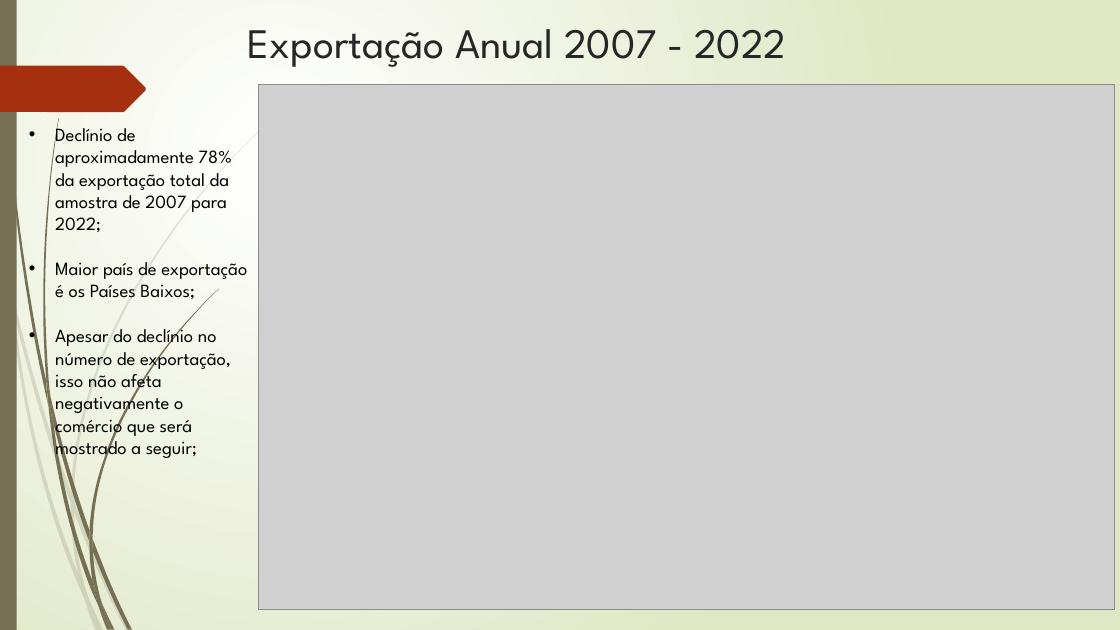
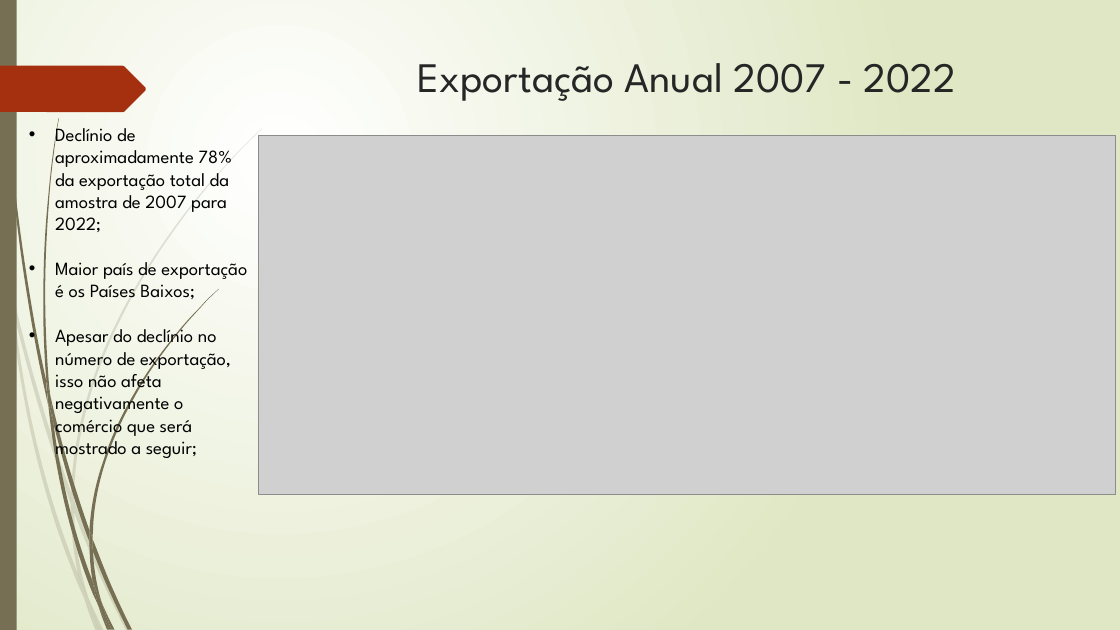
Before and after one commit to SinxCode/Tech-Challenge, a slide deck: slide 4 of Tech - Challenge.pptx. Drawn at 1120x630 pixels with LibreOffice and Linux fonts; fonts in the diff are those of the drawing; grey boxes stand for pictures. Boxes give left, top, right and bottom in pixels: in the first picture for what was removed or moved away, otherwise in the second. Text is boxed around its words. In the diff, an @@ line names an element or a change of style, - is before the commit and + after.

```diff
--- a/Tech - Challenge.pptx
+++ b/Tech - Challenge.pptx
@@ title "Exportação Anual 2007 - 2022": place and size @@
-title "Exportação Anual 2007 - 2022" at box(248, 29, 786, 67)
+title "Exportação Anual 2007 - 2022" at box(417, 63, 956, 101)
@@ title "Exportação Anual 2007 - 2022" at box(417, 63, 956, 101): alignment left to centre @@
@@ picture: place and size @@
-picture at box(259, 84, 1115, 609)
+picture at box(259, 135, 1116, 495)
```
Also in this commit, not shown: 6 other slides changed.
